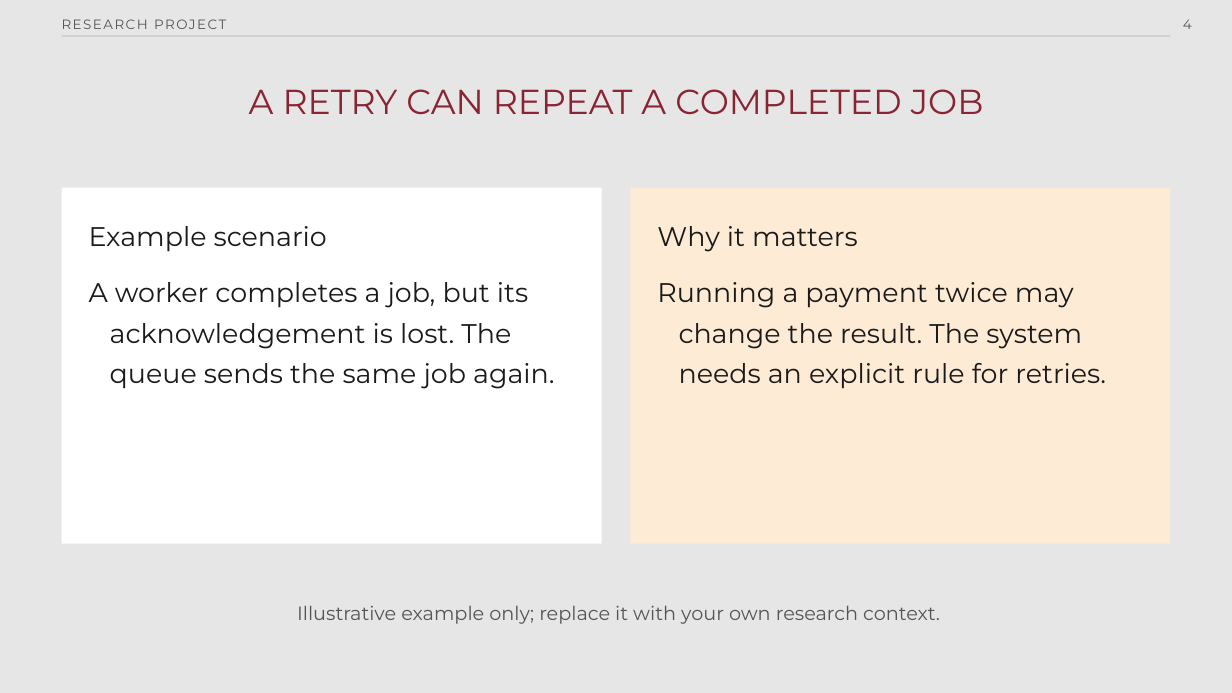
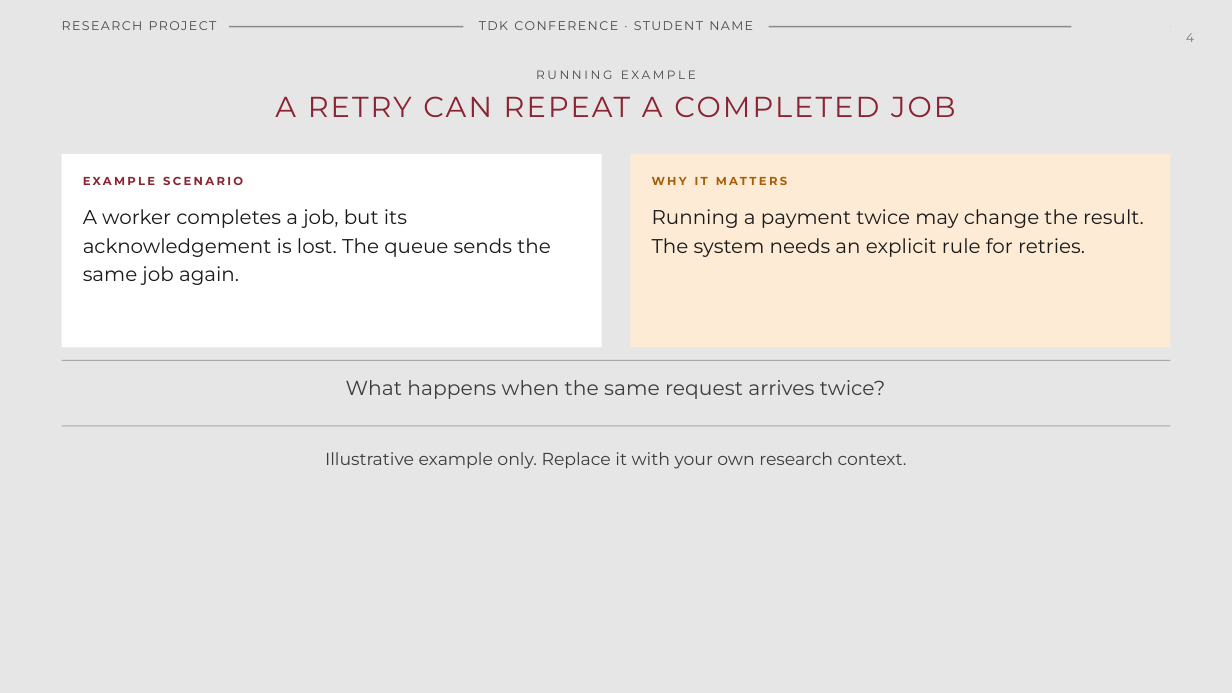
Before and after one commit to ftsrg-bclab-tdk/TDK-template, a slide deck: slide 4 of presentation/powerpoint/templates/ftsrg-current.potx. Drawn at 1232x693 pixels with LibreOffice and Linux fonts; fonts in the diff are those of the drawing; background and template pictures are left out. Boxes give left, top, right and bottom in pixels: in the first picture for what was removed or moved away, otherwise in the second. Text is boxed around its words. In the diff, an @@ line names an element or a change of style, - is before the commit and + after.

Commit message:
Match the PowerPoint templates to the BPM presentation
Preserve the BPM typography, header, cover and closing composition so students can use the same design in PowerPoint. Add its intermediate font weights and optional presenter picture placeholders, and clear inherited bullet indents from plain text.

```diff
--- a/presentation/powerpoint/templates/ftsrg-current.potx
+++ b/presentation/powerpoint/templates/ftsrg-current.potx
@@ text "RESEARCH PROJECT" at box(62, 14, 229, 33): size 10.5 to 9.8 pt, text colour #555555 to #4A4A4A; line spacing 1.25 to 15pt @@
@@ rectangle: place and size @@
-rectangle at box(62, 36, 1171, 37)
+rectangle at box(62, 26, 1171, 28)
@@ rectangle at box(62, 26, 1171, 28): fill #A8A8A8 to #8A8A8A @@
@@ text added at box(464, 14, 769, 33), 9.8 pt, text #4A4A4A @@
+TDK CONFERENCE · STUDENT NAME
@@ rectangle added at box(1072, 17, 1171, 36), fill #E6E6E6 @@
@@ page number at box(1186, 33, 1194, 42): size 10.5 to 9.8 pt, text colour #555555 to #7A7A7A, letter spacing 0 to 0.8 pt; line spacing 1.25 to 15pt @@
@@ title "A RETRY CAN REPEAT A ...": place and size @@
-title "A RETRY CAN REPEAT A ..." at box(249, 89, 984, 114)
+title "A RETRY CAN REPEAT A ..." at box(275, 96, 956, 117)
@@ title "A RETRY CAN REPEAT A ..." at box(275, 96, 956, 117): size 27 to 22.5 pt, letter spacing 0 to 1.6 pt; line spacing 1.25 to 27pt @@
@@ text added at box(536, 70, 696, 79), 9.4 pt, text #4A4A4A @@
+RUNNING EXAMPLE
@@ rectangle: place and size @@
-rectangle at box(62, 188, 602, 543)
+rectangle at box(62, 154, 602, 348)
@@ text added at box(83, 176, 243, 185), 9 pt, text #8A2432, bold @@
+EXAMPLE SCENARIO
@@ rectangle: place and size @@
-rectangle at box(630, 188, 1170, 543)
+rectangle at box(630, 154, 1170, 348)
@@ text added at box(652, 176, 788, 185), 9 pt, text #A85E08, bold @@
+WHY IT MATTERS
@@ text "A worker completes a job, ...": place and size @@
-text "A worker completes a job, ..." at box(89, 226, 555, 389)
+text "A worker completes a job, ..." at box(83, 209, 551, 285)
@@ text "A worker completes a job, ..." at box(83, 209, 551, 285): size 21 to 15.5 pt; indent changed; line spacing 1.25 to 22.5pt; less space between paragraphs @@
@@ text "Running a payment twice may ..." at box(652, 209, 1144, 257): size 21 to 15.5 pt; indent changed; line spacing 1.25 to 22.5pt; less space between paragraphs @@
@@ text "Running a payment twice may ...": place and size @@
-text "Running a payment twice may ..." at box(657, 226, 1106, 389)
+text "Running a payment twice may ..." at box(652, 209, 1144, 257)
@@ text at box(89, 226, 327, 252): paragraph removed @@
-Example scenario
@@ text at box(657, 226, 858, 252): paragraph removed @@
-Why it matters
@@ rectangle added at box(62, 360, 1171, 361), fill #A8A8A8 @@
@@ text added at box(346, 380, 885, 399), 15.9 pt, text #3D3D3D @@
+What happens when the same request arrives twice?
@@ rectangle added at box(62, 425, 1171, 426), fill #A8A8A8 @@
@@ text at box(325, 452, 907, 469): text changed; size 15 to 13.5 pt; text colour #555555 to #3D3D3D @@
-Illustrative example only; replace it with your own research context.
+Illustrative example only. Replace it with your own research context.
```
Also in this commit, not shown: 9 other slides changed, 2 slides added, 2 slides removed, 12 other files.
